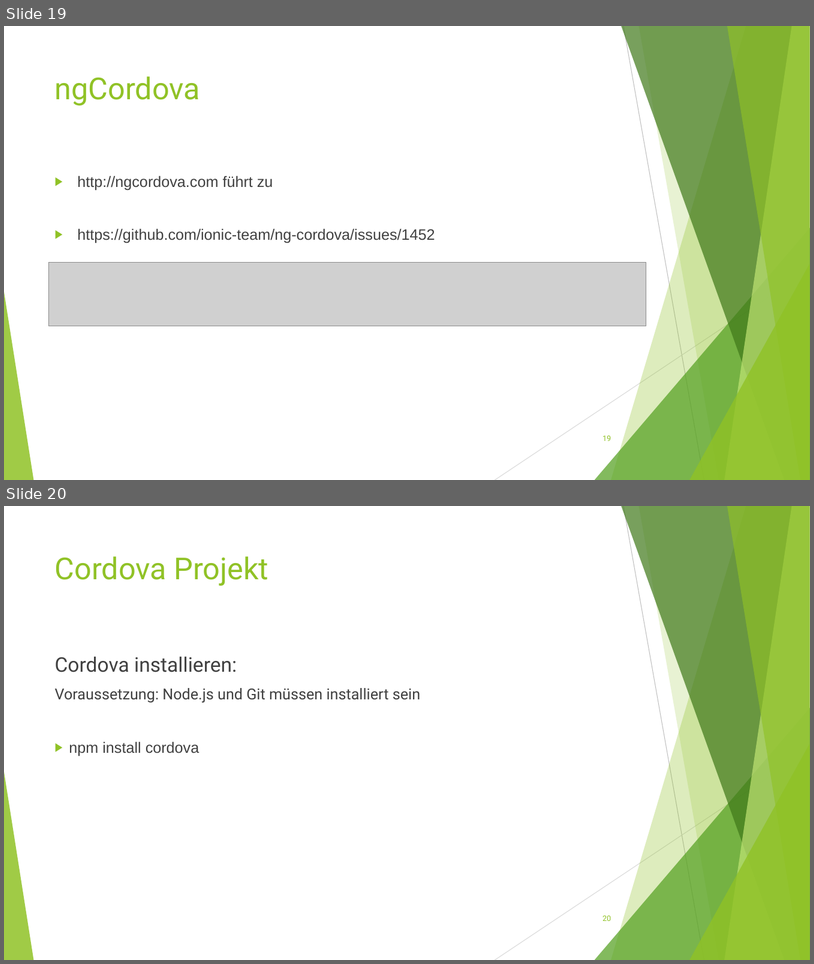
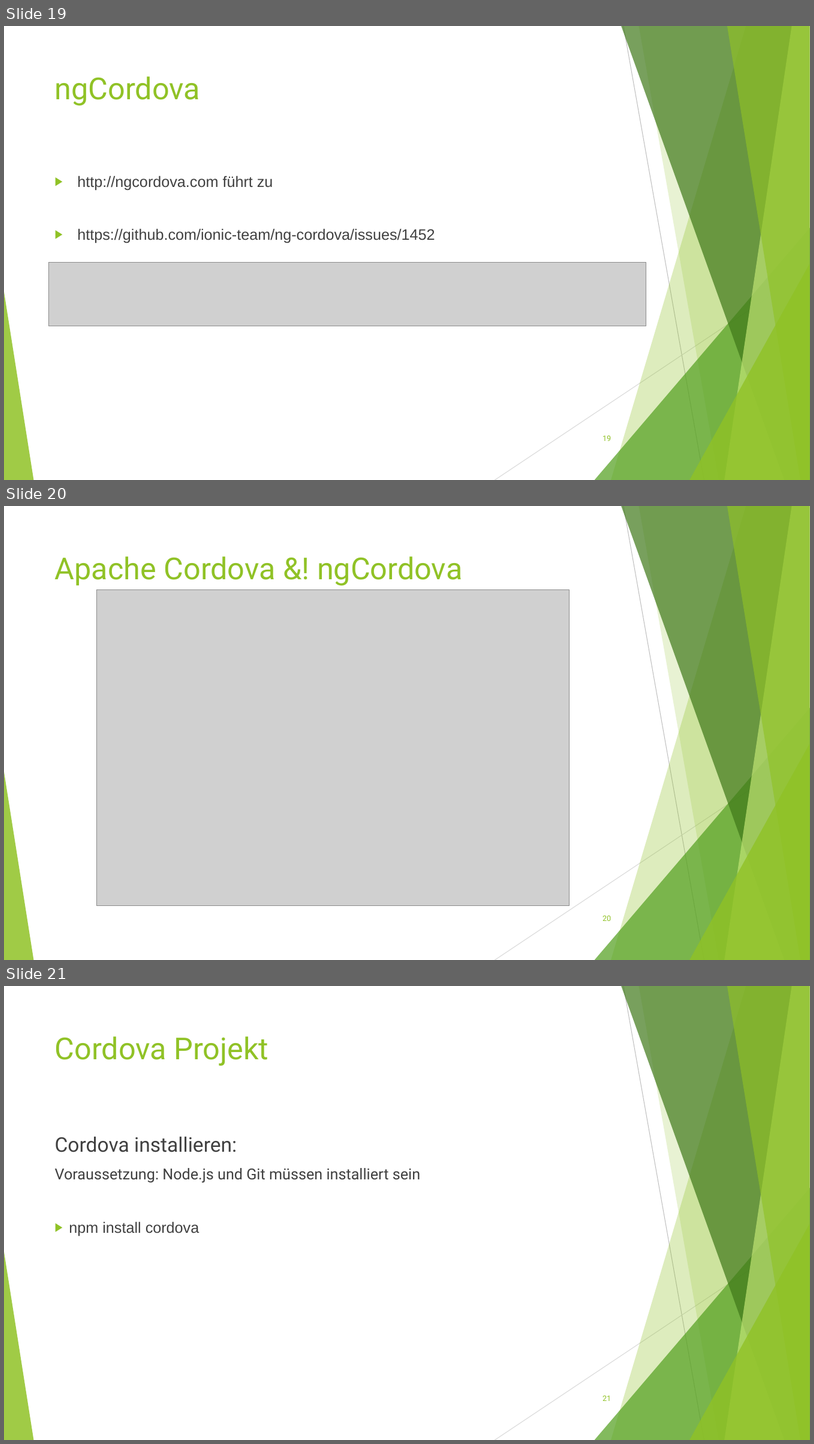
Before and after one commit to Ufo391/KSWE_DOKU, a slide deck: Vortrag/Mobile Anwendungsentwicklung.ppt. Shown one above the other, each under a label of ours: slides 19 and 20 before the commit, slides 19, 20 and 21 after it. The pictures are 814x964 and 814x1444 pixels, drawn with LibreOffice and Linux fonts; fonts in the diff are those of the drawing; grey boxes stand for pictures. Boxes give left, top, right and bottom in pixels: in the first picture for what was removed or moved away, otherwise in the second. Text is boxed around its words. In the diff, an @@ line names an element or a change of style, - is before the commit and + after.

```diff
--- a/Vortrag/Mobile Anwendungsentwicklung.ppt
+++ b/Vortrag/Mobile Anwendungsentwicklung.ppt
@@ slide 20 added at bbox=[4, 506, 810, 960], background #FFFFFF; not listed: 10 template elements that a slide beside it also shows @@
@@ title added at bbox=[55, 556, 462, 586], 36 pt, text #90C226 @@
+Apache Cordova &! ngCordova
@@ picture added at bbox=[96, 589, 569, 905] @@
@@ page number added at bbox=[603, 915, 611, 921], 9 pt, text #90C226 @@
+20
@@ what was slide 20 is now slide 21 @@
@@ page number at bbox=[603, 1395, 611, 1401]: text changed @@
-20
+21
```
Also in this commit, not shown: 10 slides changed, 2 slides removed, 1 other file.
